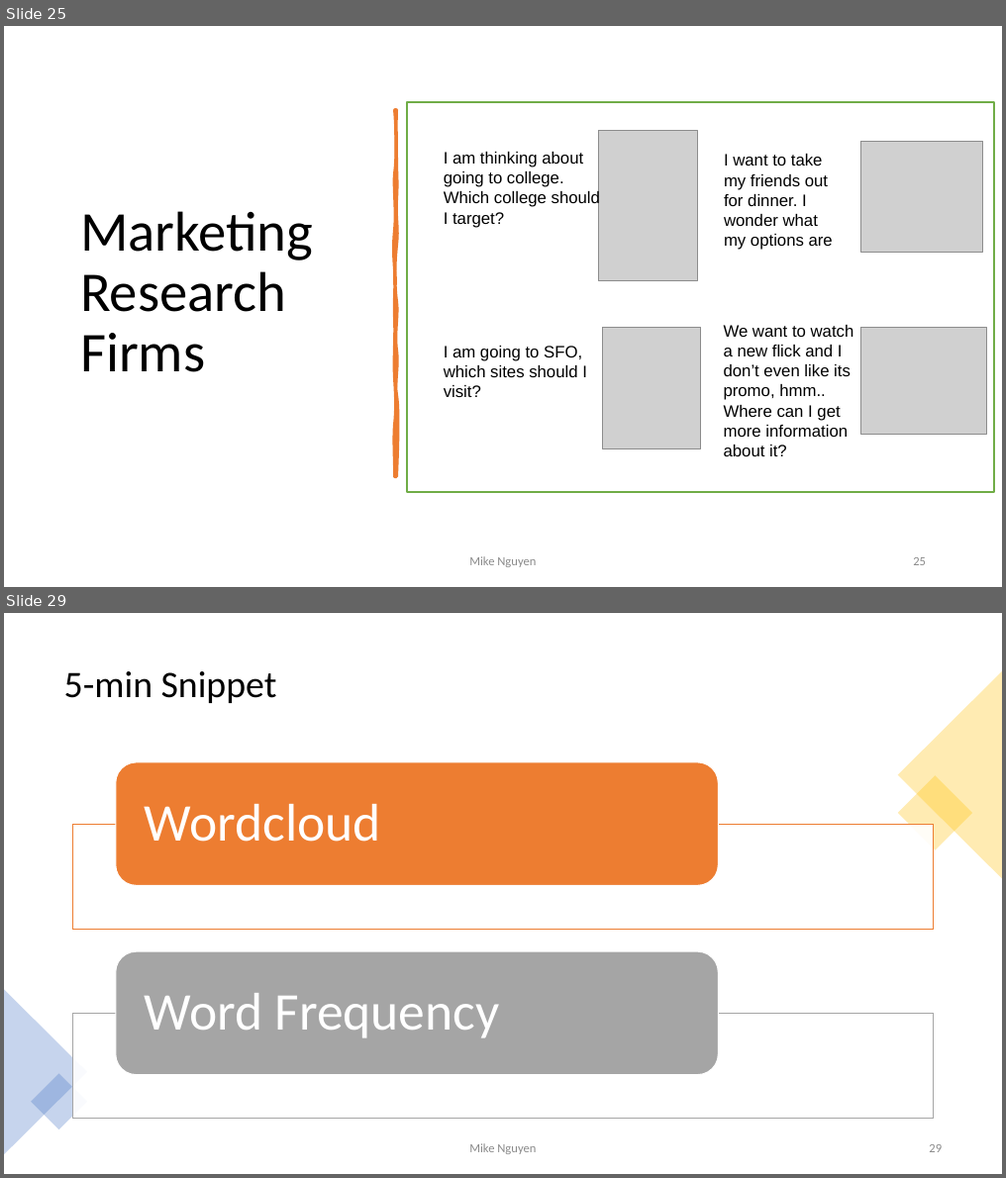
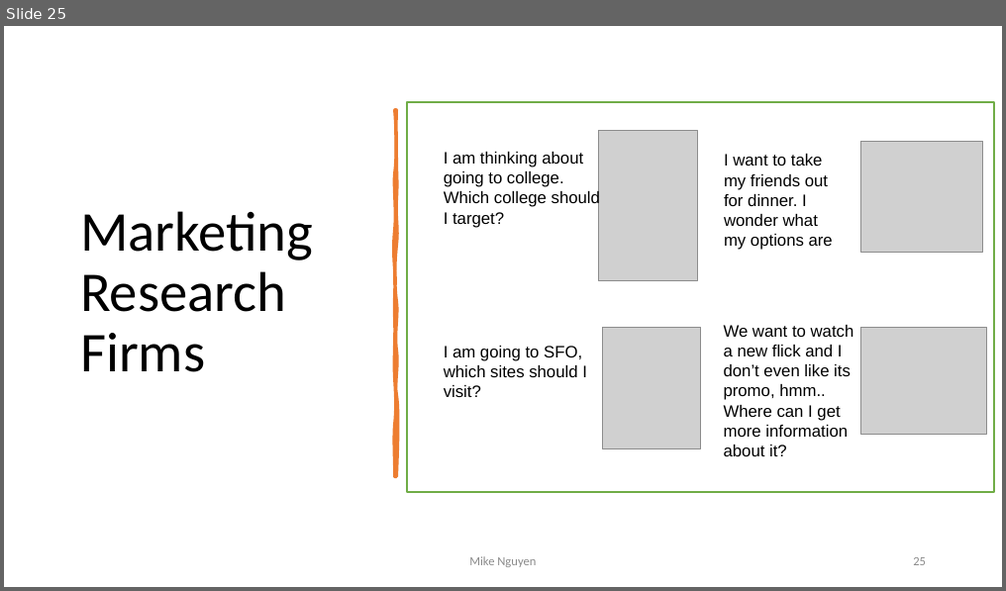
Before and after one commit to mikenguyen13/mar4050_S22, a slide deck: lectures/1/1_Introduction to Marketing Research.pptx. Shown one above the other, each under a label of ours: slides 25 and 29 before the commit, slide 25 after it; the slides between them are not shown. The pictures are 1006x1178 and 1006x591 pixels, drawn with LibreOffice and Linux fonts; fonts in the diff are those of the drawing; grey boxes stand for pictures. Boxes give left, top, right and bottom in pixels: in the first picture for what was removed or moved away, otherwise in the second. Text is boxed around its words. In the diff, an @@ line names an element or a change of style, - is before the commit and + after.

```diff
--- a/lectures/1/1_Introduction to Marketing Research.pptx
+++ b/lectures/1/1_Introduction to Marketing Research.pptx
@@ slide 29 removed at <box>4,613,1002,1174</box>, background #FFFFFF @@
@@ title removed at <box>64,671,277,703</box> @@
-5-min Snippet
@@ triangle removed at <box>898,671,1002,878</box> @@
@@ rectangle removed at <box>898,775,973,851</box> @@
@@ triangle removed at <box>4,989,87,1155</box> @@
@@ group removed at <box>73,762,934,1119</box>: 2 rectangles, 2 rounded rectangles, 2 texts @@
-Wordcloud
-Word Frequency
@@ rectangle removed at <box>31,1073,87,1130</box> @@
@@ text removed at <box>469,1144,536,1155</box> @@
-Mike Nguyen
@@ page number removed at <box>929,1145,942,1153</box> @@
-29
```
Also in this commit, not shown: 5 slides changed, 2 other files.
